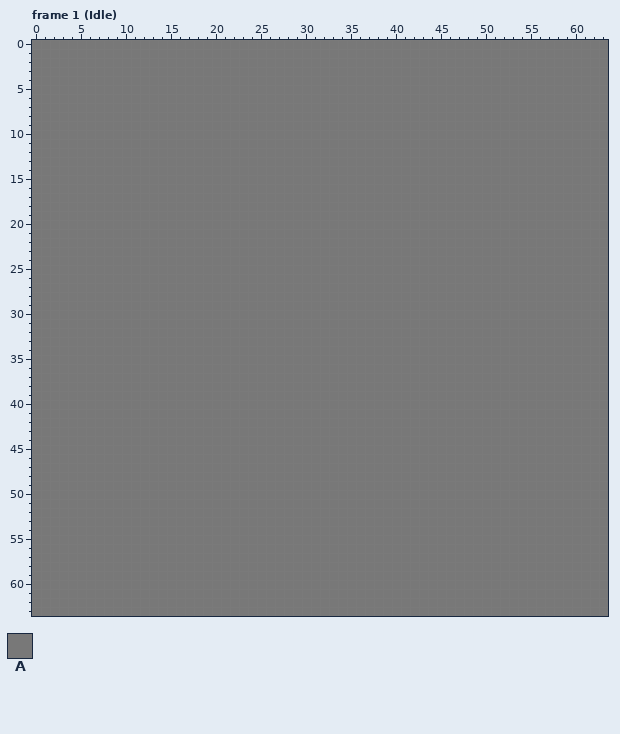
Edited in one commit: pixel-art file (Workfiles/newCharacter.aseprite). Above, as it was before the edit.
64x64 pixels, 13 frames. Colours within 5 levels of each other are drawn and written as one. Shown: frame 1 (Idle). The commit also changed other frames, which this record leaves out.
Visible layers, top first: "Jacket", "Skin", "trousers", "shoes", "background".
Palette (. is transparent): A #787878
Pixels before, frame 1 (Idle) (only the part around the change), first column x 11:
 0 AAAAAAAAAAAAAAAAAAAAAAAAAAAAAAAAAAAAAAAAAA
 1 AAAAAAAAAAAAAAAAAAAAAAAAAAAAAAAAAAAAAAAAAA
 2 AAAAAAAAAAAAAAAAAAAAAAAAAAAAAAAAAAAAAAAAAA
 3 AAAAAAAAAAAAAAAAAAAAAAAAAAAAAAAAAAAAAAAAAA
 4 AAAAAAAAAAAAAAAAAAAAAAAAAAAAAAAAAAAAAAAAAA
 5 AAAAAAAAAAAAAAAAAAAAAAAAAAAAAAAAAAAAAAAAAA
 6 AAAAAAAAAAAAAAAAAAAAAAAAAAAAAAAAAAAAAAAAAA
 7 AAAAAAAAAAAAAAAAAAAAAAAAAAAAAAAAAAAAAAAAAA
 8 AAAAAAAAAAAAAAAAAAAAAAAAAAAAAAAAAAAAAAAAAA
 9 AAAAAAAAAAAAAAAAAAAAAAAAAAAAAAAAAAAAAAAAAA
10 AAAAAAAAAAAAAAAAAAAAAAAAAAAAAAAAAAAAAAAAAA
11 AAAAAAAAAAAAAAAAAAAAAAAAAAAAAAAAAAAAAAAAAA
12 AAAAAAAAAAAAAAAAAAAAAAAAAAAAAAAAAAAAAAAAAA
13 AAAAAAAAAAAAAAAAAAAAAAAAAAAAAAAAAAAAAAAAAA
14 AAAAAAAAAAAAAAAAAAAAAAAAAAAAAAAAAAAAAAAAAA
15 AAAAAAAAAAAAAAAAAAAAAAAAAAAAAAAAAAAAAAAAAA
16 AAAAAAAAAAAAAAAAAAAAAAAAAAAAAAAAAAAAAAAAAA
17 AAAAAAAAAAAAAAAAAAAAAAAAAAAAAAAAAAAAAAAAAA
18 AAAAAAAAAAAAAAAAAAAAAAAAAAAAAAAAAAAAAAAAAA
19 AAAAAAAAAAAAAAAAAAAAAAAAAAAAAAAAAAAAAAAAAA
20 AAAAAAAAAAAAAAAAAAAAAAAAAAAAAAAAAAAAAAAAAA
21 AAAAAAAAAAAAAAAAAAAAAAAAAAAAAAAAAAAAAAAAAA
22 AAAAAAAAAAAAAAAAAAAAAAAAAAAAAAAAAAAAAAAAAA
23 AAAAAAAAAAAAAAAAAAAAAAAAAAAAAAAAAAAAAAAAAA
24 AAAAAAAAAAAAAAAAAAAAAAAAAAAAAAAAAAAAAAAAAA
25 AAAAAAAAAAAAAAAAAAAAAAAAAAAAAAAAAAAAAAAAAA
26 AAAAAAAAAAAAAAAAAAAAAAAAAAAAAAAAAAAAAAAAAA
27 AAAAAAAAAAAAAAAAAAAAAAAAAAAAAAAAAAAAAAAAAA
28 AAAAAAAAAAAAAAAAAAAAAAAAAAAAAAAAAAAAAAAAAA
29 AAAAAAAAAAAAAAAAAAAAAAAAAAAAAAAAAAAAAAAAAA
30 AAAAAAAAAAAAAAAAAAAAAAAAAAAAAAAAAAAAAAAAAA
31 AAAAAAAAAAAAAAAAAAAAAAAAAAAAAAAAAAAAAAAAAA
32 AAAAAAAAAAAAAAAAAAAAAAAAAAAAAAAAAAAAAAAAAA
33 AAAAAAAAAAAAAAAAAAAAAAAAAAAAAAAAAAAAAAAAAA
34 AAAAAAAAAAAAAAAAAAAAAAAAAAAAAAAAAAAAAAAAAA
35 AAAAAAAAAAAAAAAAAAAAAAAAAAAAAAAAAAAAAAAAAA
36 AAAAAAAAAAAAAAAAAAAAAAAAAAAAAAAAAAAAAAAAAA
37 AAAAAAAAAAAAAAAAAAAAAAAAAAAAAAAAAAAAAAAAAA
38 AAAAAAAAAAAAAAAAAAAAAAAAAAAAAAAAAAAAAAAAAA
39 AAAAAAAAAAAAAAAAAAAAAAAAAAAAAAAAAAAAAAAAAA
40 AAAAAAAAAAAAAAAAAAAAAAAAAAAAAAAAAAAAAAAAAA
41 AAAAAAAAAAAAAAAAAAAAAAAAAAAAAAAAAAAAAAAAAA
42 AAAAAAAAAAAAAAAAAAAAAAAAAAAAAAAAAAAAAAAAAA
43 AAAAAAAAAAAAAAAAAAAAAAAAAAAAAAAAAAAAAAAAAA
44 AAAAAAAAAAAAAAAAAAAAAAAAAAAAAAAAAAAAAAAAAA
45 AAAAAAAAAAAAAAAAAAAAAAAAAAAAAAAAAAAAAAAAAA
46 AAAAAAAAAAAAAAAAAAAAAAAAAAAAAAAAAAAAAAAAAA
47 AAAAAAAAAAAAAAAAAAAAAAAAAAAAAAAAAAAAAAAAAA
48 AAAAAAAAAAAAAAAAAAAAAAAAAAAAAAAAAAAAAAAAAA
49 AAAAAAAAAAAAAAAAAAAAAAAAAAAAAAAAAAAAAAAAAA
50 AAAAAAAAAAAAAAAAAAAAAAAAAAAAAAAAAAAAAAAAAA
51 AAAAAAAAAAAAAAAAAAAAAAAAAAAAAAAAAAAAAAAAAA
52 AAAAAAAAAAAAAAAAAAAAAAAAAAAAAAAAAAAAAAAAAA
53 AAAAAAAAAAAAAAAAAAAAAAAAAAAAAAAAAAAAAAAAAA
54 AAAAAAAAAAAAAAAAAAAAAAAAAAAAAAAAAAAAAAAAAA
55 AAAAAAAAAAAAAAAAAAAAAAAAAAAAAAAAAAAAAAAAAA
56 AAAAAAAAAAAAAAAAAAAAAAAAAAAAAAAAAAAAAAAAAA
57 AAAAAAAAAAAAAAAAAAAAAAAAAAAAAAAAAAAAAAAAAA
58 AAAAAAAAAAAAAAAAAAAAAAAAAAAAAAAAAAAAAAAAAA
59 AAAAAAAAAAAAAAAAAAAAAAAAAAAAAAAAAAAAAAAAAA
60 AAAAAAAAAAAAAAAAAAAAAAAAAAAAAAAAAAAAAAAAAA
61 AAAAAAAAAAAAAAAAAAAAAAAAAAAAAAAAAAAAAAAAAA
62 AAAAAAAAAAAAAAAAAAAAAAAAAAAAAAAAAAAAAAAAAA
63 AAAAAAAAAAAAAAAAAAAAAAAAAAAAAAAAAAAAAAAAAA
And afterwards:
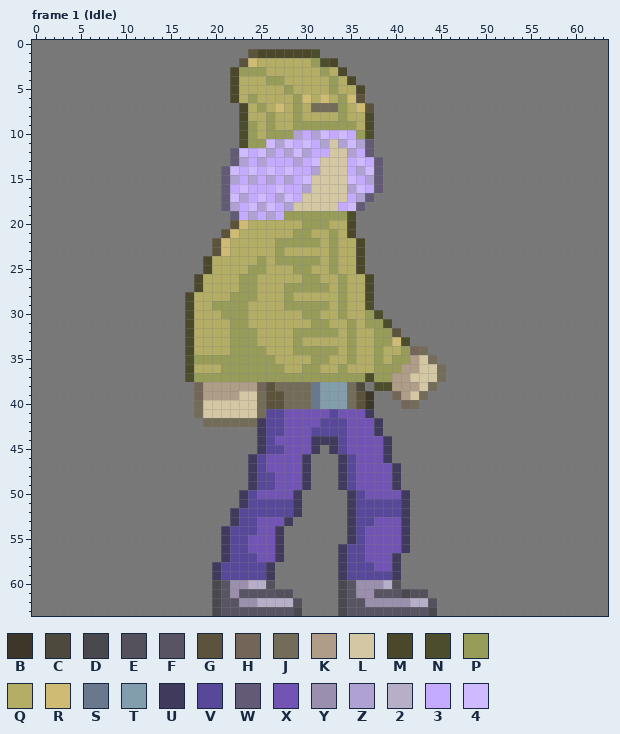
Colours new in this view: B #3d3729  C #4d4a3d  D #4a484f  E #54515c  F #595463  G #5c533d  H #736658  J #736c58  K #b09d87  L #d4c7a3  M #4a472a  N #4b4d2c  P #989c59  Q #b3ad66  R #cfbb74  S #69788c  T #829ead  U #403a5c  V #574899  W #635b75  X #7154b3  Y #9a90ad  Z #afa1d1  2 #b7afc7  3 #c5abff  4 #cfbaff
Edits made:
layer "newPosition" now shown
Changed rows in their new state; - is an unchanged pixel.
Frame 1 (Idle), layer "newPosition":
first column x 17:
 1 -------GMMMMMMN--------------
 2 ------GRQQQQQQPNM------------
 3 -----MPPPQQQQQQPQM-----------
 4 -----MQQQPPQQQQQPQM----------
 5 -----MQQQQQPQQQQPQQM---------
 6 -----MQPQQQQPRQRQPRG---------
 7 ------MQPQRQPQJJJPQRG--------
 8 ------MQQPQQPQQQQPQQM--------
 9 ------NPQPQQPPPPPPPQM--------
10 ------NPQPPPZ3Z4343PN--------
11 ------NPP4Z4343ZLZ4ZW--------
12 -----W434Z3Z4Z33LLZ3W--------
13 -----WZ3Z333Z34LLL343W-------
14 ----W434343433ZLLL3Z4W-------
15 ----WZ3Z3Z3Z34LLLL43ZW-------
16 ----W34333433ZLLLLZ43W-------
17 ----W4Z343Z43LLLLL3ZW--------
18 ----WZ34Z43ZLLLLL34W---------
19 -----W3Z3Z3PPPPPPPN----------
20 -----GRQQQQQQPPPQQM----------
21 ----GRQQQQQQPPQQPQM----------
22 ---GRQQQQQPPPPPQPQQM---------
23 ---GRQQQQQPQQQQQPQQM---------
24 --MQQQQQPQPPPPPQPQQM---------
25 --MQQQQPPQQQPPQQPQQM---------
26 -MQQQQPPQQQQQPPQQPQQM--------
27 -MQQQQPPQQQPPPPPQPQQM--------
28 MQQQQPPPQQQPQQQQQPQQM--------
29 MQQPPPPQQQQPPPPPQPQQN--------
30 MQQQPPPQQQQQQPPQQPQQPN-------
31 MQQQQPPQQQQQQQPPQQPQPPN------
32 MQQQQPPPQQQQPPPPPQPQQPPG-----
33 MQQQQPPPQQQQPQQQQQPQQPPRN----
34 MQQQQPPPPQQQPPPPPQPQQPQQPHJ--
35 NPPPPPPPPPQQQQPPQQPQQPQPPKLJ-
36 MQQQPPPPPPPQQPPQQPQQQPPPKKLLJ
37 NPPPPPPPPPPPPPPPPPPPNPPKKLLLJ
38 -HKKKKKKHGJJJJSTTTJC-NNKKKLJ-
39 -HKKKKLLJGGJJJSTTTJGB--HKLJ--
40 -JLLLLLLJGGJJJSTTTJGB---HJ---
41 -JLLLLLLJVVXXXXXVXXXU--------
42 --JJJJJJUVVXXXXVVVXXXU-------
43 --------UVVXXXVVVVXXXU-------
44 --------UVXXXXUUUVXXXXU------
45 --------UVVXXXU-UVXXXXU------
46 -------UVXXXXU---UVXXXU------
47 -------UVXXXXU---UVXXXXU-----
48 -------UVVXXXU---UVXXXXU-----
49 -------UVVXXXU---UVXXXXU-----
50 ------UVXXXXU-----UVXXXXU----
51 ------UVVVVVU-----UVVVVVU----
52 -----UVVVVVVU-----UVVVVVU----
53 -----UVVXXXU------UVVXXXU----
54 ----UVVVXXU-------UVXXXXU----
55 ----UVVXXXU-------UVXXXXU----
56 ----UVVXXXU------UVVXXXXU----
57 ----UVVVXXU------UVVXXXU-----
58 ---UVVVVVU-------UVVVXXU-----
59 ---UVVVVVU-------UVVVVVU-----
60 ---DFYY22E-------DFYYY2E-----
61 ---DFYFFFFEE-----DFYYFFFDEE--
62 ---DFFYY2222E----DFFYYYYY22E-
63 ---DFFFFFFFFD----DFFFFFFFFFD-
Where, in picture pixels (left, top, right, bottom), the same in both pictures:
changed: (185, 49, 446, 616)
